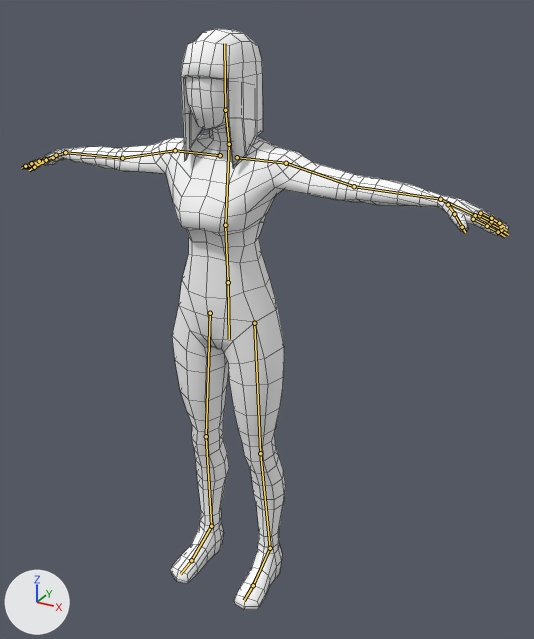
A saved change to the Blender file Sub/Assets/Graphic/Models/humans/female_Mesh.blend.
Rendered twice from a 50 mm lens placed at (4.77, -7.71, 3.93), pointed at (0.58, -0.08, 0.12). The lights are fixed; the arrows at lower left show +X, +Y and +Z. The bones that bend it are drawn over the model as lines. Mesh edges are drawn as thin lines.

In view in the first picture: 'body', 'body.001'.
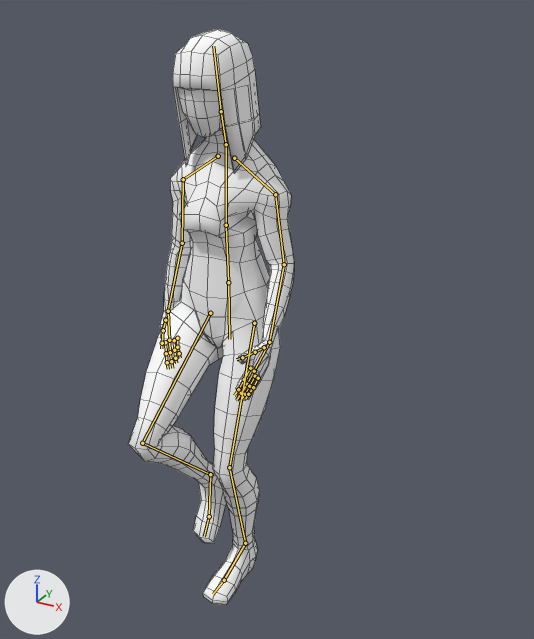
The newer file adds an action. The first version stands in its rest pose; the second is drawn at frame 6 of the action 'walk'.

What differs and where, as boxes (x1, y1, x2, y2) in the pictures (534 x 639 px):
'body', posed (66% narrower)
    before: (25, 77, 509, 610)
    after: (128, 88, 294, 605)
'body.001', posed (7% wider)
    before: (181, 29, 263, 168)
    after: (173, 29, 261, 174)
bone 'chest', root to tip
    before: (225, 225) to (229, 144)
    after: (226, 225) to (226, 144)
bone 'head', root to tip
    before: (225, 110) to (224, 43)
    after: (221, 111) to (213, 46)
bone 'collar.l', root to tip
    before: (237, 157) to (286, 163)
    after: (234, 158) to (275, 194)
bone 'upperarm.l', root to tip
    before: (286, 163) to (354, 186)
    after: (275, 194) to (284, 264)
bone 'lowerarm.l', root to tip
    before: (354, 186) to (440, 199)
    after: (284, 264) to (269, 342)
bone 'palm.l', root to tip
    before: (440, 199) to (475, 215)
    after: (269, 342) to (254, 371)
bone 'collar.r', root to tip
    before: (220, 155) to (175, 150)
    after: (218, 156) to (183, 179)
bone 'upperarm.r', root to tip
    before: (175, 150) to (122, 158)
    after: (183, 179) to (182, 243)
bone 'lowerarm.r', root to tip
    before: (122, 158) to (65, 152)
    after: (182, 243) to (168, 311)
bone 'foot.l', root to tip
    before: (270, 548) to (253, 585)
    after: (245, 543) to (224, 580)
bone 'foot.r', root to tip
    before: (211, 526) to (191, 560)
    after: (210, 474) to (209, 516)

What the commit changed:
Bone 'chest' (bone_chest) turns from (0, 0, 0) to (-4, 0, 0) degrees about its own x, y and z.
Bone 'head' (bone_head) turns from (0, 0, 0) to (-7, 0, 0) degrees about its own x, y and z.
Bone 'collar.l' (bone_collar_l) turns from (0, 0, 0) to (2, -2, -35) degrees about its own x, y and z.
Bone 'upperarm.l' (bone_upperarm_l) turns from (0, 0, 0) to (0, 0, -36) degrees about its own x, y and z.
Bone 'lowerarm.l' (bone_lowerarm_l) turns from (0, 0, 0) to (41, -5, -12) degrees about its own x, y and z.
Bone 'palm.l' (bone_palm_l) turns from (0, 0, 0) to (9, 1, 3) degrees about its own x, y and z.
Bone 'collar.r' (bone_collar_r) turns from (0, 0, 0) to (-1, -2, 33) degrees about its own x, y and z.
Bone 'upperarm.r' (bone_upperarm_r) turns from (0, 0, 0) to (4, 0, 39) degrees about its own x, y and z.
Bone 'lowerarm.r' (bone_lowerarm_r) turns from (0, 0, 0) to (12, 2, 7) degrees about its own x, y and z.
Bone 'foot.l' (bone_foot_l) turns from (0, 0, 0) to (12, 1, 0) degrees about its own x, y and z.
Bone 'foot.r' (bone_foot_r) turns from (0, 0, 0) to (-4, 0, -1) degrees about its own x, y and z.
Bone 'ik-leg.l' (bone_ik_leg_l) moves from (0.0, 0.0, 0.0) to (0.27, -0.26, 0.22).
Bone 'ik-leg.r' (bone_ik_leg_r) moves from (0.0, 0.0, 0.0) to (-0.29, -1.39, 0.02).
